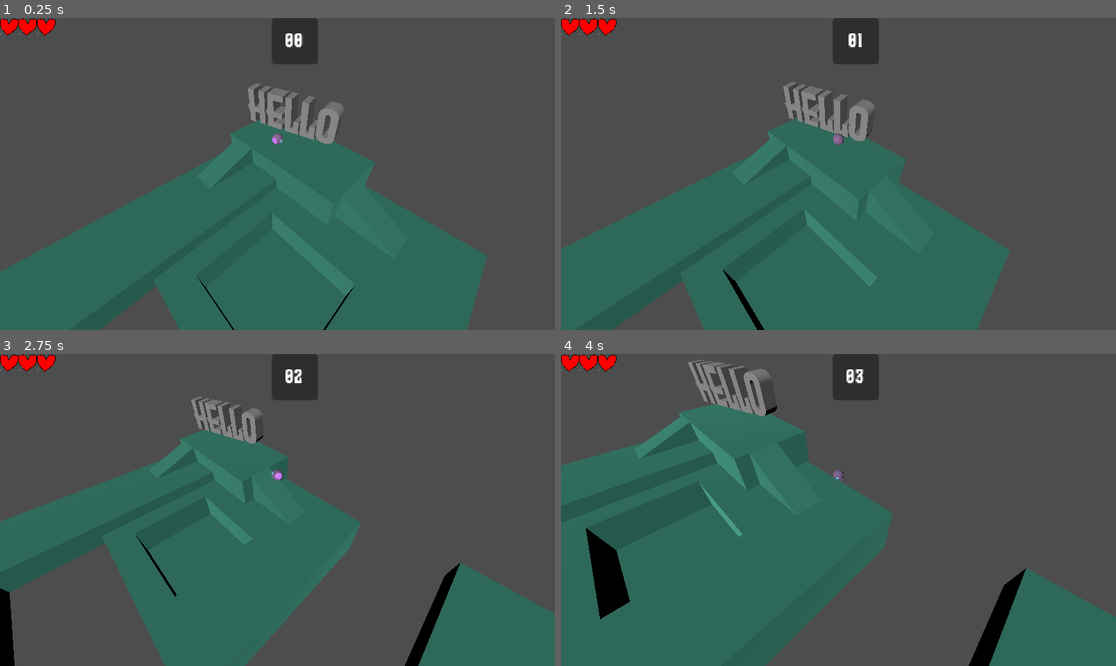
Above: before the commit, frames 1-4 (two rows, left to right).
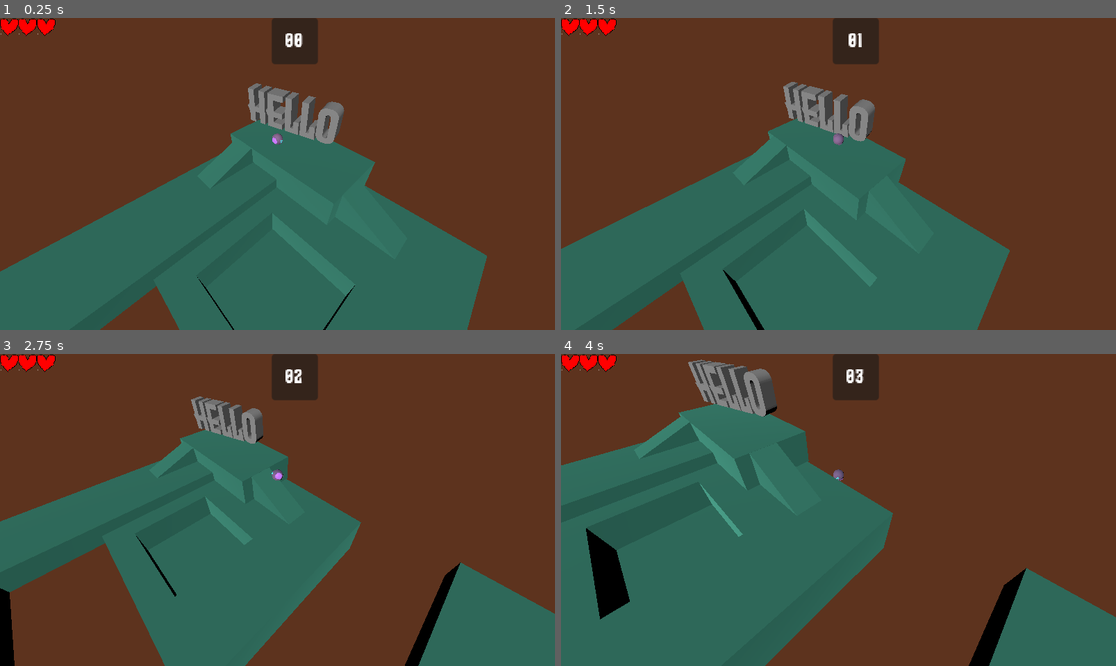
Above: after the commit, the same moments.

Repository: leon-arndt/InnoEngineJam2023
Game: Godot game, scene res://main.tscn
The game is run twice, just before and just after one commit, with the same random seed, the same clock (stepped at 60 frames per second) and the same inputs.
Inputs:
- Up to frame 1 (0.25 s): no input
- Up to frame 2 (1.5 s): tap Enter at 0.5 s; hold Right (move_right) 0.53-1.28 s; hold Down (move_backward) from 1.28 s (still down)
- Up to frame 3 (2.75 s): release Down (move_backward) at 2.03 s; hold Right (move_right) from 2.03 s (still down)
- Up to frame 4 (4 s): release Right (move_right) at 2.78 s; hold Up (move_forward) 2.78-3.53 s; hold Left (move_left) from 3.53 s (still down)

The runs differ from the first frame. In frame 1, 59% of the frame differs, in the area x 0-100%, y 0-100%; in frame 2, 61%; in frame 3, 63%; in frame 4, 53%.

Commit message:
change background color to brown like a clock tower

Diff:
--- a/project.godot
+++ b/project.godot
@@ -60,4 +60,5 @@
 renderer/rendering_method="gl_compatibility"
 renderer/rendering_method.mobile="gl_compatibility"
 lights_and_shadows/directional_shadow/soft_shadow_filter_quality=3
+environment/defaults/default_clear_color=Color(0.364706, 0.2, 0.117647, 1)
 anti_aliasing/quality/msaa_3d=1
